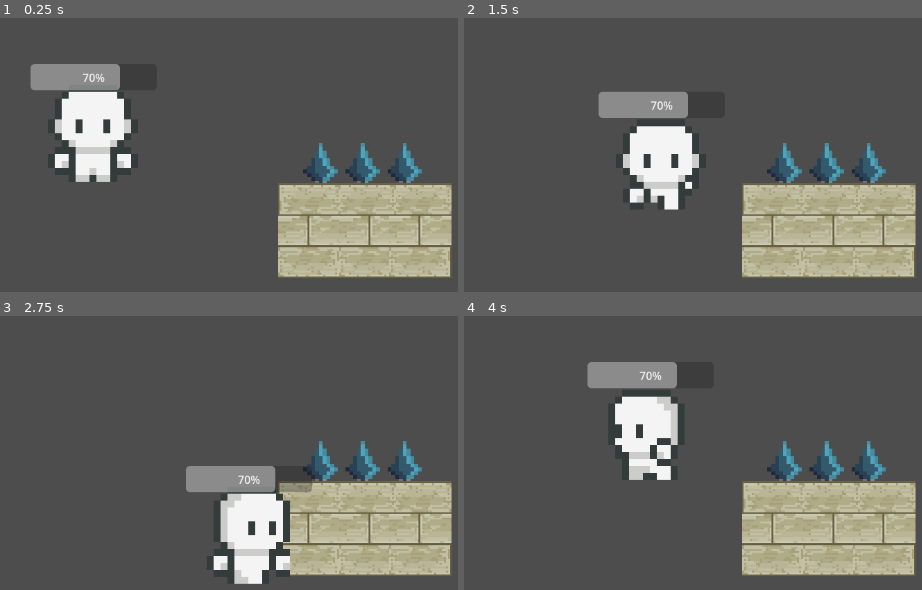
Above: before the commit, frames 1-4 (two rows, left to right).
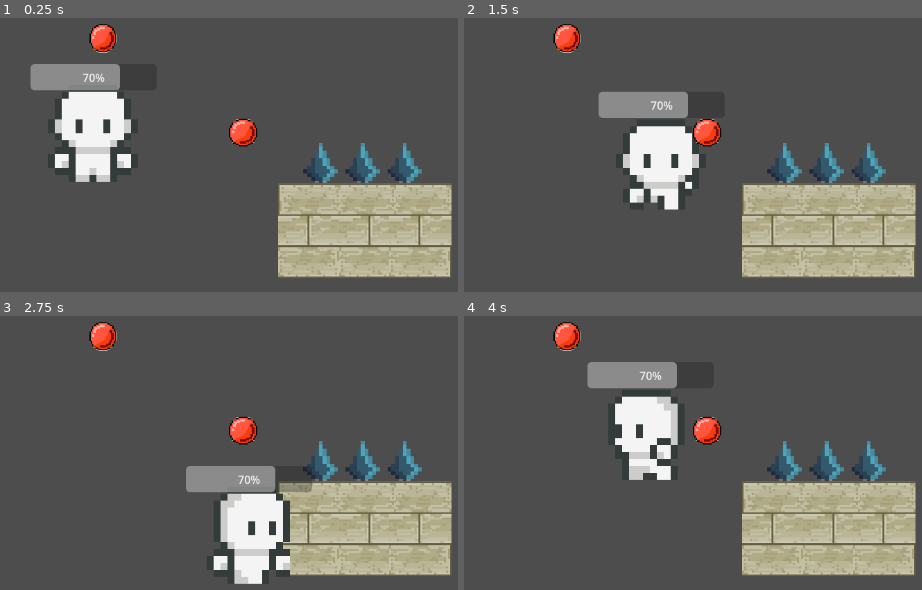
Above: after the commit, the same moments.

Repository: ShadowAlgorithms/intro_to_godot
Game: Godot game, scene res://node_2d.tscn
Two runs of this game, one before a commit and one after it. Both use one fixed random seed, a clock stepped at 60 frames per second and the inputs below. The project has no main scene, so this scene is started directly.
Inputs:
- Up to frame 1 (0.25 s): no input
- Up to frame 2 (1.5 s): tap Enter at 0.5 s; hold D (move_right) 0.53-1.28 s; hold S (move_down) from 1.28 s (still down)
- Up to frame 3 (2.75 s): release S (move_down) at 2.03 s; hold D (move_right) from 2.03 s (still down)
- Up to frame 4 (4 s): release D (move_right) at 2.78 s; hold W (move_up) 2.78-3.53 s; hold A (move_left) from 3.53 s (still down)

The runs differ from the first frame. In frame 1, 1.0% of the frame differs, in the area x 19-57%, y 2-48%; in frame 2, 1.0%; in frame 3, 1.0%; in frame 4, 1.0%.

Commit message:
updated docs

Diff:
--- a/lab/node_2d.tscn
+++ b/lab/node_2d.tscn
@@ -1,7 +1,8 @@
-[gd_scene load_steps=3 format=3 uid="uid://cobrn1nxxc8xl"]
+[gd_scene load_steps=4 format=3 uid="uid://cobrn1nxxc8xl"]
 
 [ext_resource type="PackedScene" uid="uid://c7v2ncqidpi3v" path="res://player.tscn" id="1_0e48y"]
 [ext_resource type="PackedScene" uid="uid://cqo8ulfoevmwu" path="res://spikes.tscn" id="2_epypp"]
+[ext_resource type="Texture2D" uid="uid://075u650c3cjo" path="res://Assets/bullet.png" id="3_epypp"]
 
 [node name="Node2D" type="Node2D"]
 
@@ -12,4 +13,14 @@
 z_index = -3
 position = Vector2(523, 367)
 
+[node name="Bullet" type="Sprite2D" parent="."]
+position = Vector2(350, 225.99998)
+scale = Vector2(0.16051662, 0.1605166)
+texture = ExtResource("3_epypp")
+
+[node name="Bullet" type="Sprite2D" parent="Bullet"]
+position = Vector2(-1259.3103, -847.59845)
+scale = Vector2(0.9512489, 1.0139601)
+texture = ExtResource("3_epypp")
+
 [editable path="Spikes"]
Not shown, added: .README.md.kate-swp
Not shown, changed: README.md
Not shown, added: images/animate.png
Not shown, added: images/dir.png
Not shown, added: images/heart.webp
Not shown, added: images/shoot.png
Not shown, added: images/vec.png
